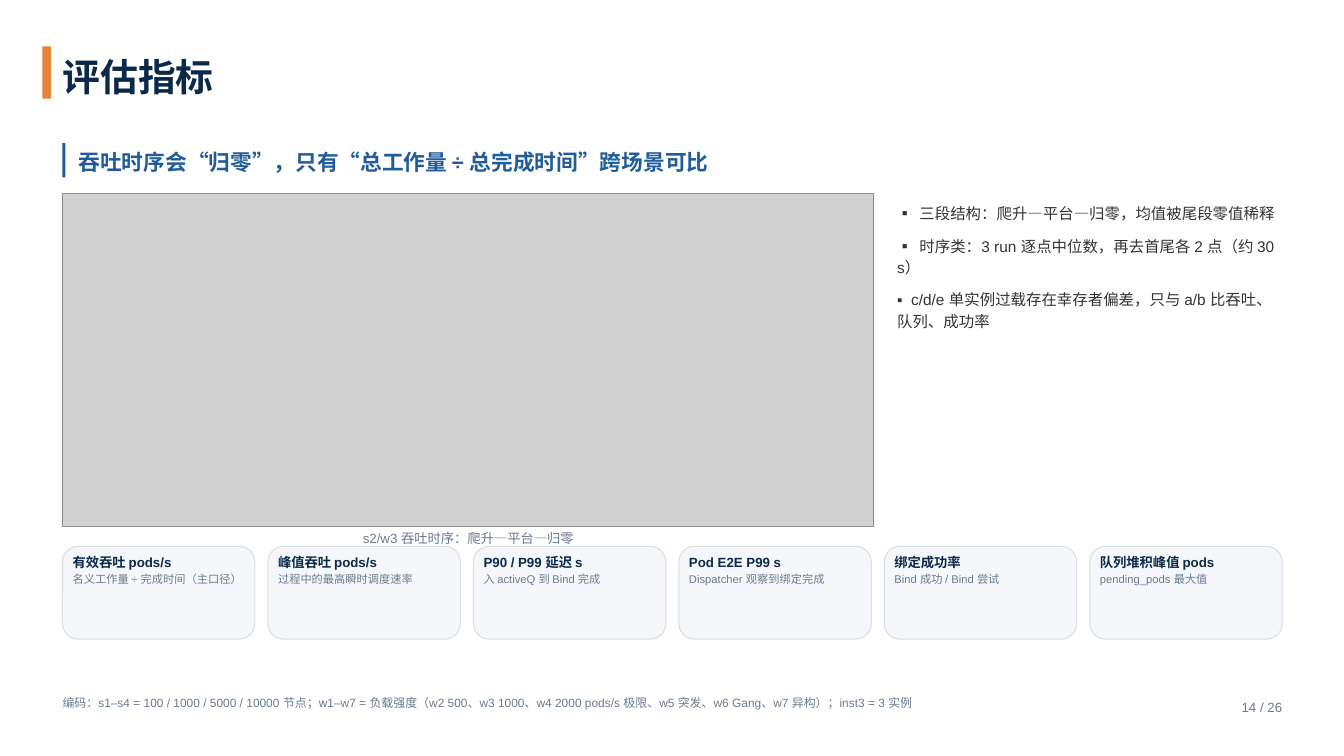
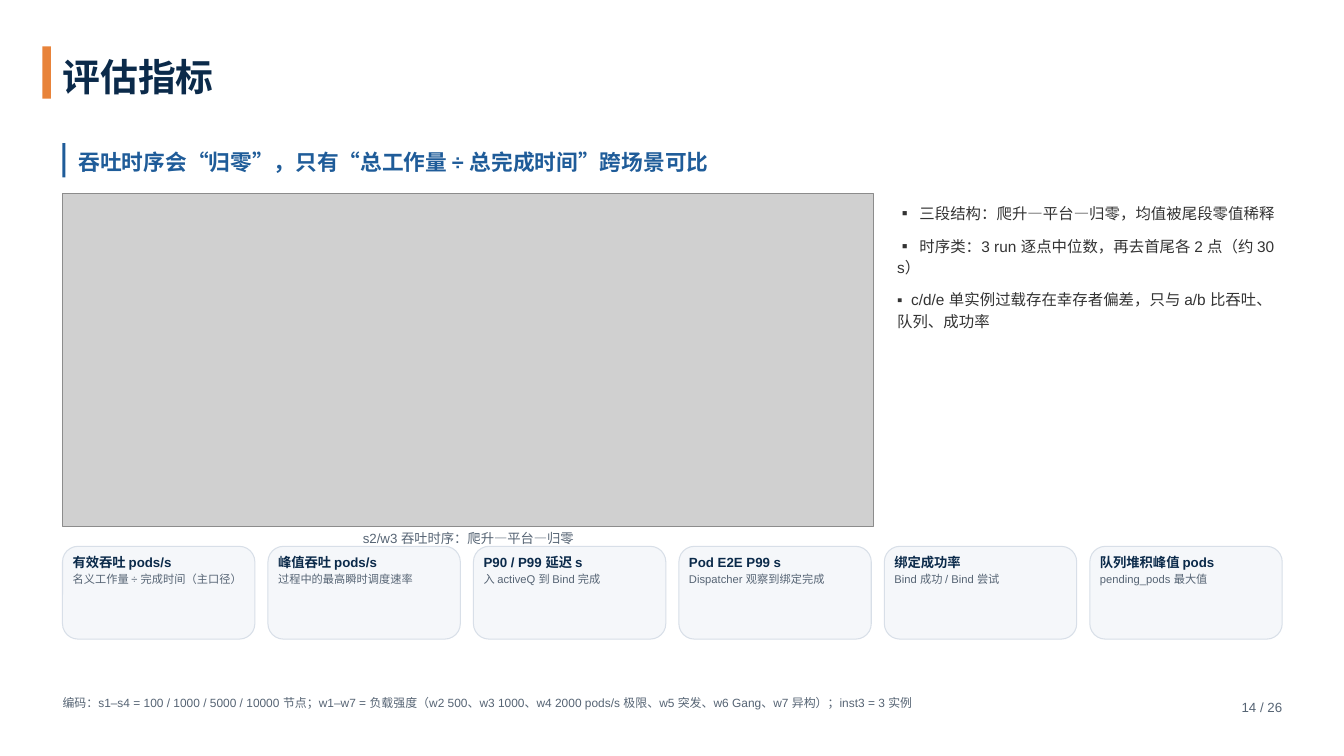
Before and after one commit to tengfei86/godel-scheduler, a slide deck: slide 14 of docs/thesis/defense/答辩PPT-基于etcd的分布式Kubernetes调度器.pptx. Drawn at 1344x756 pixels with LibreOffice and Linux fonts; fonts in the diff are those of the drawing; grey boxes stand for pictures. Boxes give left, top, right and bottom in pixels: in the first picture for what was removed or moved away, otherwise in the second. Text is boxed around its words. In the diff, an @@ line names an element or a change of style, - is before the commit and + after.

```diff
--- a/docs/thesis/defense/答辩PPT-基于etcd的分布式Kubernetes调度器.pptx
+++ b/docs/thesis/defense/答辩PPT-基于etcd的分布式Kubernetes调度器.pptx
@@ text at (73, 573, 242, 584): text colour #6B7A8F to #566474 in "名义工作量 ÷ 完成时间（主口径）" @@
@@ text at (278, 573, 413, 584): text colour #6B7A8F to #566474 in "过程中的最高瞬时调度速率" @@
@@ text at (484, 573, 600, 585): text colour #6B7A8F to #566474 in "入 activeQ 到 Bind 完成" @@
@@ text at (689, 574, 825, 585): text colour #6B7A8F to #566474 in "Dispatcher 观察到绑定完成" @@
@@ text at (894, 573, 999, 584): text colour #6B7A8F to #566474 in "Bind 成功 / Bind 尝试" @@
@@ text at (1100, 573, 1208, 585): text colour #6B7A8F to #566474 in "pending_pods 最大值" @@
@@ text colour #6B7A8F to #566474 in 3 elements at (363, 532, 574, 544), (63, 697, 912, 710), (1242, 702, 1282, 712) @@
```
Also in this commit, not shown: 32 other slides changed, 2 other files.
